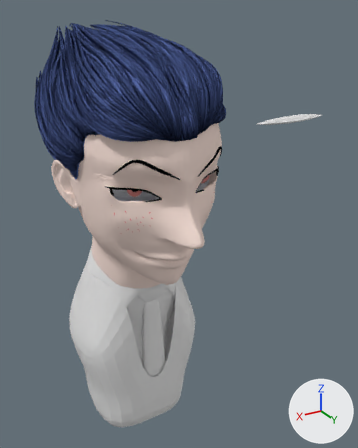
The Blender file hisoka1.blend as it was, and as the next commit left it.
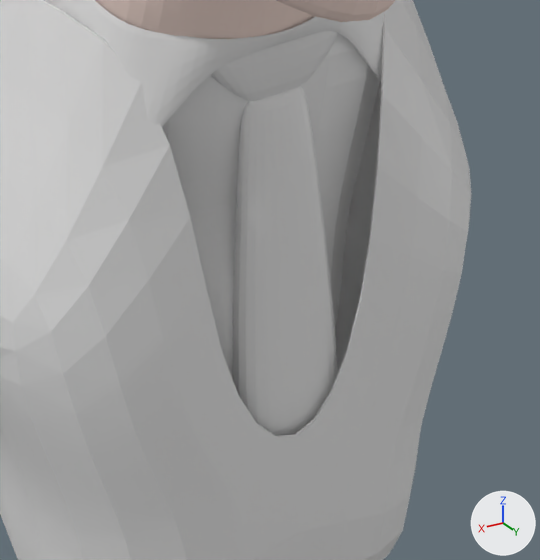
Each version appears first whole from a camera (50 mm lens) standing at (2.63, 5.55, 1.43) and looking at (-0.98, -0.47, -1.58), and next in a close-up on the part from 25% to 59% of the width and 62% to 90% of the height. The axes (+X, +Y, +Z) are drawn at lower right. The lights are the same throughout.
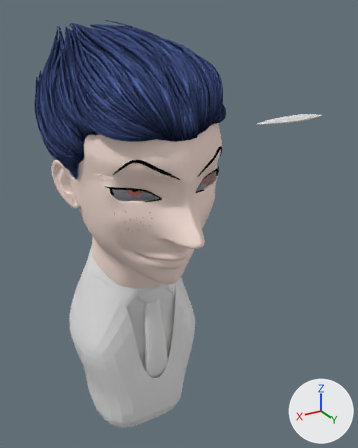
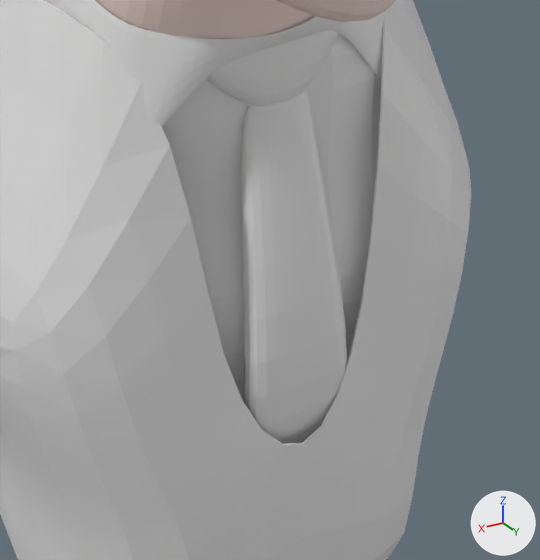
What the commit changed:
me_cube_002 has 24 vertices, 22 faces and spans x -1.54..1.31, y 0.18..1.0, z -8.76..1.48.
me_cube_002 is used by ob_cube_002; location (-0.021, 0.325, -2.322); scale (0.141, 0.141, 0.141).
Before the commit, vertices of me_cube_002: 0 (-1.46, 0.18, -5.43), 2 (-1.46, 1.0, -5.43), 4 (1.31, 0.18, -5.5), 6 (1.31, 1.0, -5.5), 12 (-0.05, 1.0, -5.32).
Before the commit, vertices of me_cube_002: 14 (-0.05, 0.18, -5.32).
Before the commit, vertices of me_cube_002: 1 (-0.72, 0.58, 1.48), 3 (-0.72, 0.61, 1.48), 5 (0.77, 0.58, 1.44), 7 (0.77, 0.61, 1.44), 13 (-0.01, 1.0, 1.17).
Before the commit, vertices of me_cube_002: 15 (-0.01, 0.18, 1.17).
Part 1, on me_cube_002:
Vertices 0, 2, 4, 6, 12, 14 of me_cube_002 move by (0.0, 0.81, 0.0).
Part 2, on me_cube_002:
Vertices 1, 3, 5, 7, 13, 15 of me_cube_002 move by (0.0, 0.2, 0.0).
me_cube_003 has 36 vertices, 34 faces and spans x -1.3..1.98, y -1.69..1.07, z -2.66..2.07.
me_cube_003 is used by ob_cube_003; location (0.021, -0.189, -2.496); rotation (0.000535, 0.0306, -0.00694), in degrees (0, 1.8, -0.4); scale (-0.482, -0.482, -0.482).
Part 3, on me_cube_003:
Vertex 7 of me_cube_003 moves from (1.31, -1.4, 0.13) to (1.42, -1.49, 0.17).
Vertex 11 of me_cube_003 moves from (1.03, -1.11, 0.93) to (1.55, -1.56, 1.09).
me_cube_004 has 32 vertices, 24 faces and spans x -1.38..1.33, y -1.0..1.03, z -1.0..3.13.
me_cube_004 is used by ob_cube_004; location (-0.002, -0.24, -3.809); scale (0.733, 0.733, 0.733).
Part 4, on me_cube_004:
Vertex 12 of me_cube_004 moves from (-0.04, 1.0, 0.35) to (-0.04, 1.1, 0.35).

Location of each change, (x1, y1, x2, y2) in pixels of the close-ups (540 x 560 px; the box of a moved part takes in the faces that stretch with it):
'Cube.002', reshaped: before (233, 86, 337, 436); after (241, 90, 347, 444)
'Cube.003', reshaped (6% taller): before (162, 33, 380, 379); after (162, 33, 381, 400)
part 1 of me_cube_002, moved or reshaped: before (233, 153, 337, 436); after (241, 156, 347, 444)
part 2 of me_cube_002, moved or reshaped: before (238, 86, 315, 177); after (241, 90, 319, 181)
part 3 of me_cube_003, moved or reshaped: before (219, 48, 378, 379); after (219, 48, 381, 396)
part 4 of me_cube_004, moved or reshaped: before (44, 299, 452, 560); after (44, 301, 453, 560)
